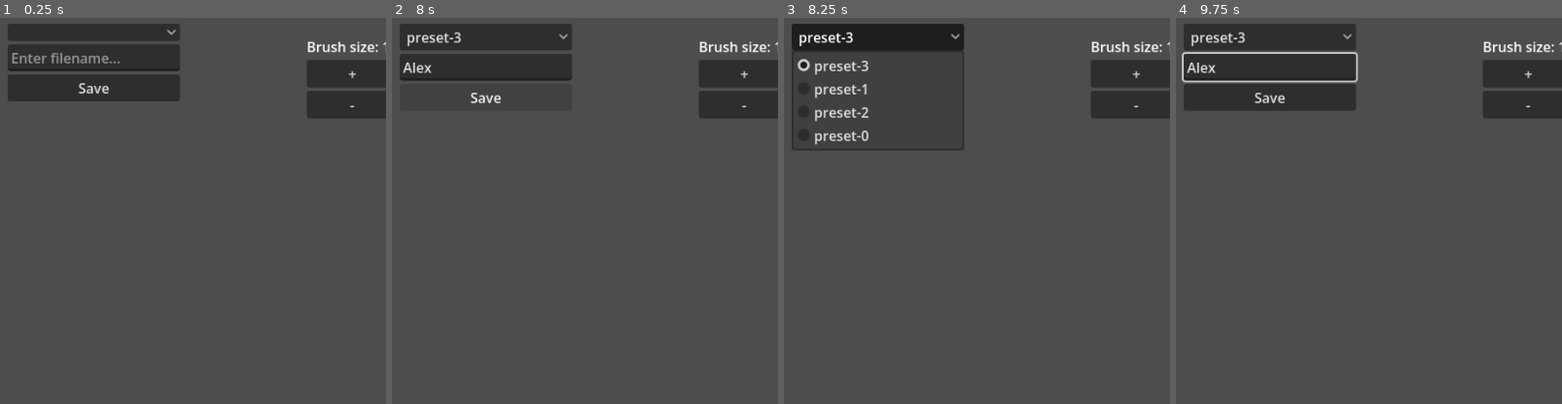
Above: before the commit, frames 1-4 (left to right).
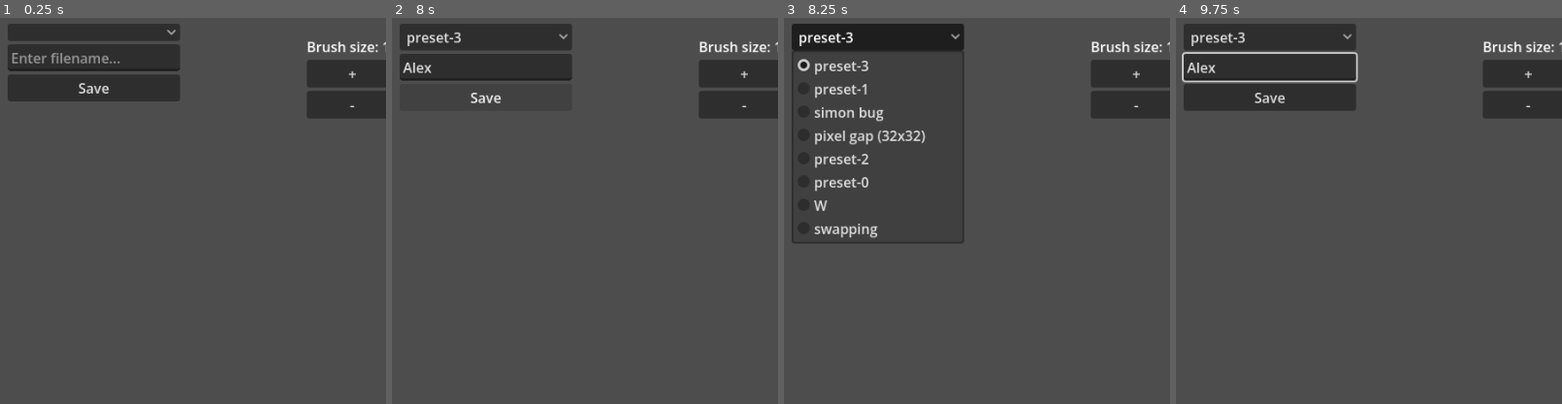
Above: after the commit, the same moments.

Repository: SachaJGregoire/sandbox
Game: Godot game, scene res://main.tscn
The game is run twice, just before and just after one commit, with the same random seed, the same clock (stepped at 60 frames per second) and the same inputs.
Inputs (mouse positions are % of the whole screen's width and height, from its top left):
- Up to frame 1 (0.25 s): no input
- Up to frame 2 (8 s): click (12, 5) at 0.52 s; type "Alex" at 0.6 s; click "+" at 1.25 s; click "-" at 2 s; click "Sand" at 2.75 s; click "Rock" at 3.5 s; click "Water" at 4.25 s; click "Vapor" at 5 s; click "Air" at 5.75 s; click (12, 2) at 6.5 s; click "Save" at 7.25 s
- Up to frame 3 (8.25 s): click "preset-3" at 8 s
- Up to frame 4 (9.75 s): move the mouse to (50, 50) at 8.77 s; hold Up 8.78-9.53 s; tap R at 8.85 s; click (50, 50) at 8.92 s; move the mouse to (30, 55) at 9.52 s; hold Down from 9.53 s (still down); tap V at 9.6 s
The pictures show only the part of the screen within x 0-50%, y 0-50%; the shares and areas given below are measured in that part.

Frames 1-2 are identical in both runs. In frame 3, 2.0% of the frame differs, in the area x 2-47%, y 23-59%; in frame 4, nothing differs.
Error in both runs: Cannot call method 'texture_get_data' on a null value. (res://texture_rect.gd:321)

Commit message:
presets and counter

Diff:
--- a/project.godot
+++ b/project.godot
@@ -23,3 +23,7 @@
 [physics]
 
 3d/physics_engine="Jolt Physics"
+
+[rendering]
+
+textures/canvas_textures/default_texture_filter=0
--- a/texture_rect.gd
+++ b/texture_rect.gd
@@ -296,7 +296,7 @@
 	selected_material = x
 
 func change_brush_size(x: int) -> void:
-	brush_size = clamp(brush_size + x, 3, 30)
+	brush_size = clamp(brush_size + x, 1, 100)
 	BRUSHSIZE.text = "Brush size: %d" % brush_size
 
 func refresh_dropdown() -> void:
Binary file added: presets/W.bin
Binary file added: presets/pixel gap (32x32).bin
Binary file added: presets/simon bug.bin
Binary file added: presets/swapping.bin
Not shown, changed: sand.glsl
